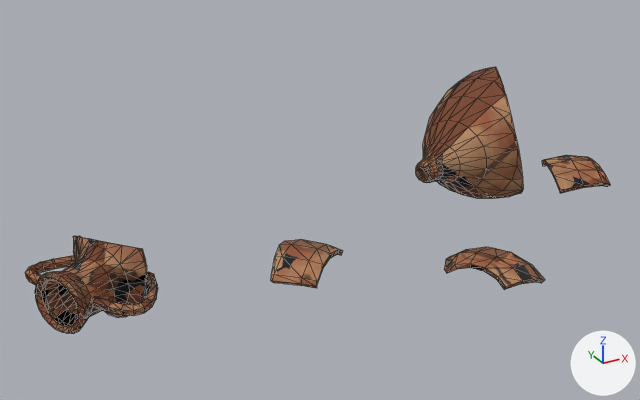
One commit to the glTF model public/models/pot_broken.glb: the scene before it, then after it.
The view is the same before and after, from a 50 mm lens placed at (-1.087, -1.531, 0.899), pointed at (-0.226, 0.033, 0.117). Lighting does not change. The marker at lower right points along +X, +Y and +Z. The older version comes first. Mesh edges are drawn as thin lines. Vertices at exactly the same position are counted once.

In view in the first picture: 'pot_broken'.
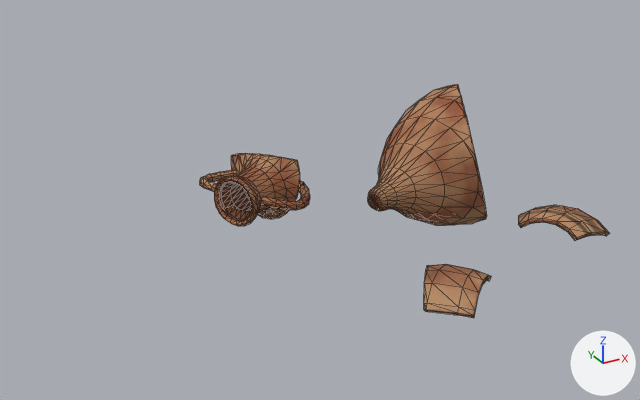
Boxes [x1, y1, x2, y2] around the edits, measured in the pictures (640 x 400 px; the box of a moved part takes in the faces that stretch with it):
'pot_broken', reshaped (30% narrower, 12% shorter)
    before: [25, 67, 610, 334]
    after: [200, 84, 610, 318]
part 1 of me_pot_broken, moved or reshaped
    before: [416, 67, 523, 198]
    after: [368, 84, 487, 225]
part 2 of me_pot_broken, moved or reshaped
    before: [35, 236, 147, 334]
    after: [214, 153, 300, 226]
part 3 of me_pot_broken, moved or reshaped
    before: [25, 256, 75, 285]
    after: [200, 170, 236, 192]
part 4 of me_pot_broken, moved or reshaped
    before: [92, 272, 158, 316]
    after: [261, 181, 310, 210]
part 5 of me_pot_broken, moved or reshaped (not visible afterwards)
    before: [542, 155, 610, 193]
part 6 of me_pot_broken, moved or reshaped
    before: [444, 247, 545, 290]
    after: [518, 205, 610, 241]
part 7 of me_pot_broken, moved or reshaped
    before: [271, 240, 343, 288]
    after: [424, 264, 491, 318]

The edits, one by one:
me_pot_broken is used by ob_pot_broken; location (0.0, 0.0, 0.0).
me_pot_broken had 898 vertices, 1772 faces and spanned x -0.86..0.65, y -0.35..0.27, z 0.0..0.32.
me_pot_broken now has 898 vertices, 1772 faces and spans x -0.41..0.39, y -0.38..0.36, z 0.0..0.32.
me_pot_broken part 1: the loose piece of 332 vertices spanning x 0.01..0.36, y -0.05..0.27, z 0.0..0.32 is moved by (-0.18, -0.08, 0.0).
me_pot_broken part 2: the loose piece of 310 vertices spanning x -0.86..-0.67, y -0.16..0.1, z 0.0..0.17 is moved by (0.46, 0.26, 0.0).
me_pot_broken part 3: the loose piece of 54 vertices spanning x -0.86..-0.73, y -0.05..0.06, z 0.09..0.11 is moved by (0.46, 0.26, 0.0).
me_pot_broken part 4: the loose piece of 54 vertices spanning x -0.78..-0.65, y -0.2..-0.09, z 0.09..0.11 is moved by (0.46, 0.26, 0.0).
me_pot_broken part 5: the loose piece of 56 vertices spanning x 0.45..0.65, y -0.04..0.18, z 0.0..0.06 is moved by (-0.3, 0.16, 0.0).
me_pot_broken part 6: the loose piece of 44 vertices spanning x -0.07..0.1, y -0.35..-0.16, z 0.0..0.06 is moved by (0.28, 0.1, 0.0).
me_pot_broken part 7: the loose piece of 48 vertices spanning x -0.4..-0.21, y -0.14..0.08, z 0.0..0.05 is moved by (0.21, -0.25, 0.0).
